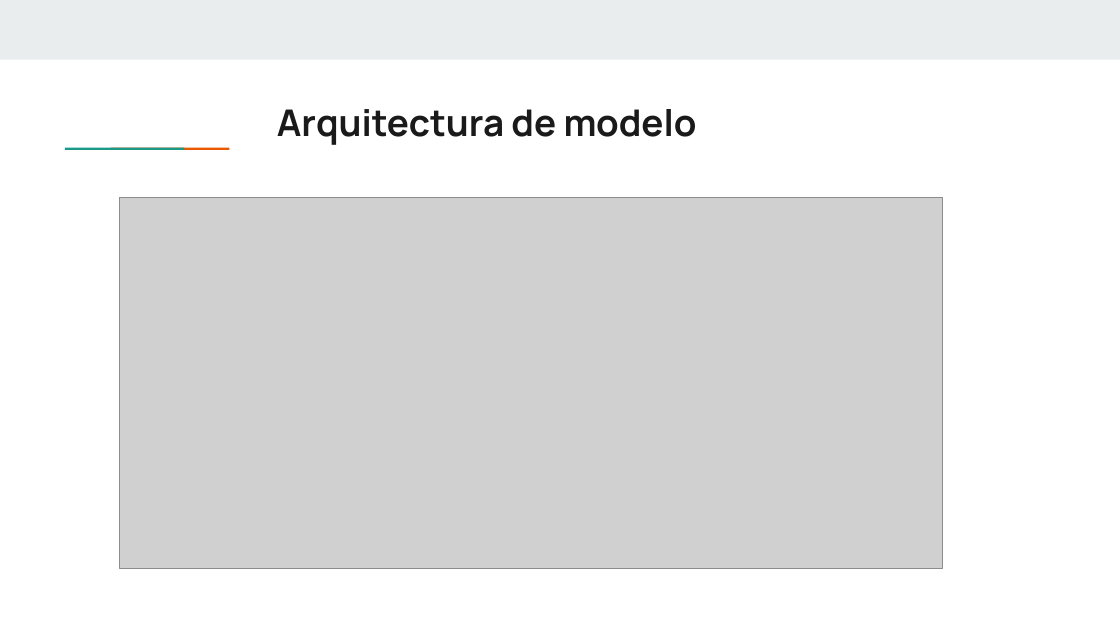
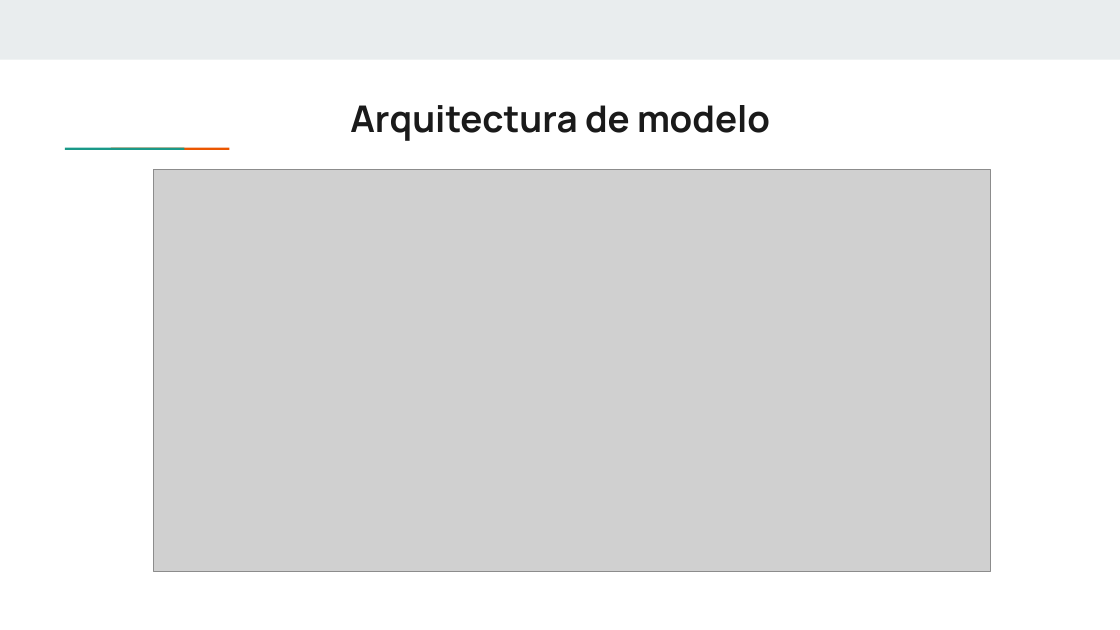
Before and after one commit to Afix42/Capstone, a slide deck: slide 12 of Fase 3/Evidencias Grupales/Presentación Final del proyecto (Español).pptx. Drawn at 1120x630 pixels with LibreOffice and Linux fonts; fonts in the diff are those of the drawing; grey boxes stand for pictures. Boxes give left, top, right and bottom in pixels: in the first picture for what was removed or moved away, otherwise in the second. Text is boxed around its words. In the diff, an @@ line names an element or a change of style, - is before the commit and + after.

```diff
--- a/Fase 3/Evidencias Grupales/Presentación Final del proyecto (Español).pptx
+++ b/Fase 3/Evidencias Grupales/Presentación Final del proyecto (Español).pptx
@@ title "Arquitectura de modelo": place and size @@
-title "Arquitectura de modelo" at bbox=[277, 109, 697, 145]
+title "Arquitectura de modelo" at bbox=[350, 105, 770, 141]
@@ picture: place and size @@
-picture at bbox=[120, 198, 943, 569]
+picture at bbox=[153, 170, 991, 572]
```
Also in this commit, not shown: 1 other file.
